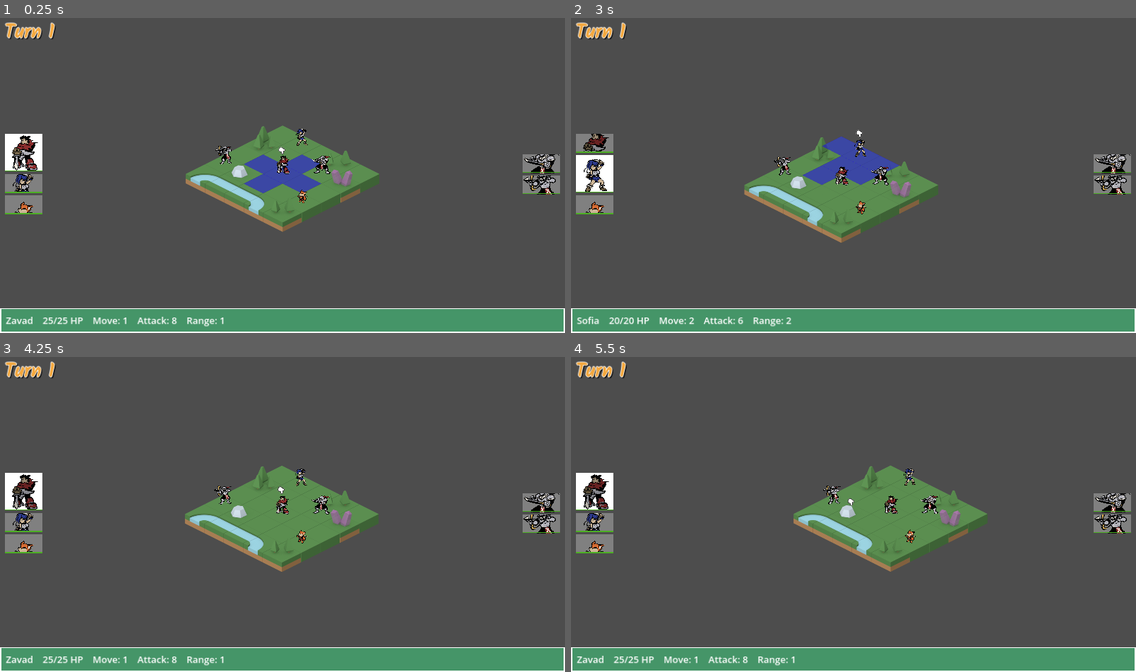
Above: before the commit, frames 1-4 (two rows, left to right).
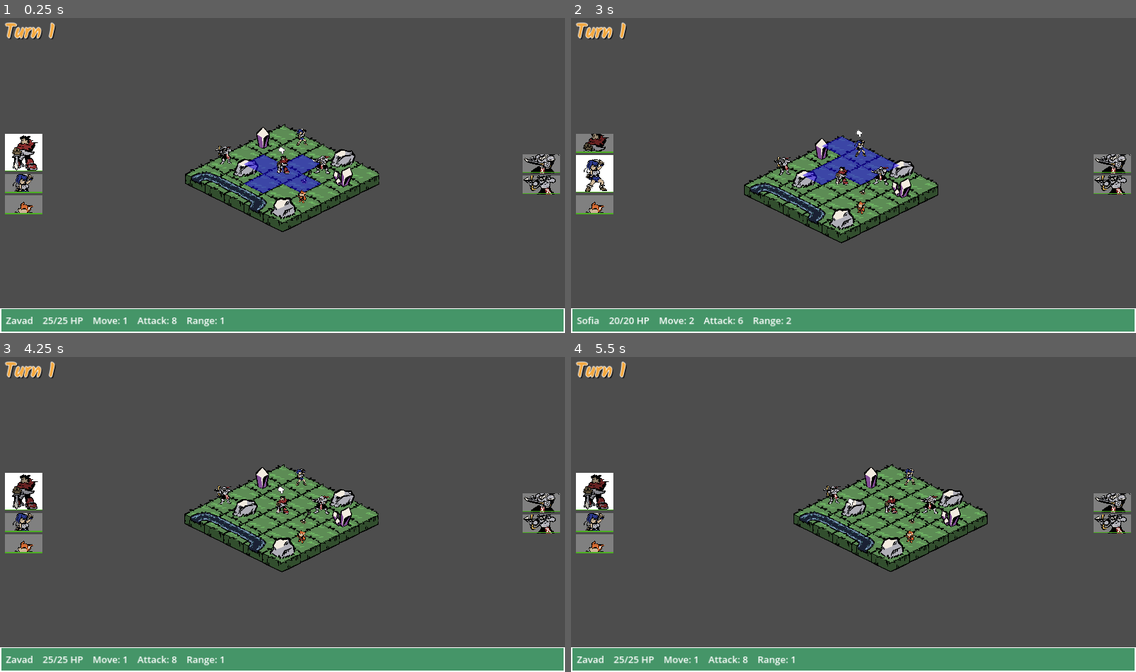
Above: after the commit, the same moments.

Repository: CreatedBySeb/godot-test
Game: Godot game, scene res://scenes/game.tscn
Same seed, same stepped clock (60 frames per second), same inputs: the game is played once before the commit and once after it.
Inputs (mouse positions are in pixels of both pictures, inside the frame that each line leads up to):
- Up to frame 1 (0.25 s): no input
- Up to frame 2 (3 s): tap Enter (select) at 0.5, 0.6 s; move the mouse to (977, 159) at 0.52 s; hold Right (cursor_right) 0.53-1.25 s; click "Move" at 1.25 s; click "Wait" at 2 s; tap Space at 2.75 s; move the mouse to (740, 191) at 2.77 s; hold Down (cursor_down) from 2.78 s (still down); tap E (select_next_unit) at 2.85 s
- Up to frame 3 (4.25 s): move the mouse to (339, 442) at 3.52 s; release Down (cursor_down) at 3.53 s; hold Right (cursor_right) from 3.53 s (still down); tap Q (select_prev_unit) at 3.6 s
- Up to frame 4 (5.5 s): move the mouse to (825, 577) at 4.27 s; release Right (cursor_right) at 4.28 s; hold Up (cursor_up) 4.28-5.03 s; tap Mouse wheel up (zoom_in) at 4.35 s; move the mouse to (1023, 561) at 5.02 s; hold Left (cursor_left) from 5.03 s (still down); tap Mouse wheel down (zoom_out) at 5.1 s

The runs differ from the first frame. In frame 1, 3.1% of the frame differs, in the area x 32-68%, y 33-68%; in frame 2, 3.1%; in frame 3, 3.2%, in the area x 32-67%, y 34-69%; in frame 4, 3.2%.

Commit message:
Swap tilesets

Diff:
--- a/scenes/game.tscn
+++ b/scenes/game.tscn
@@ -7,6 +7,7 @@
 [ext_resource type="PackedScene" uid="uid://dxk85w7vy2hfx" path="res://scenes/hud.tscn" id="3_gd6nu"]
 [ext_resource type="Script" path="res://scripts/GameManager.gd" id="4_teupw"]
 [ext_resource type="Texture2D" uid="uid://sn3ol1dxmjr4" path="res://assets/tactics-overlay.png" id="5_1sfwv"]
+[ext_resource type="Texture2D" uid="uid://de35wj6gvyhqb" path="res://assets/tiles.png" id="5_tgvw0"]
 [ext_resource type="Script" path="res://scripts/LevelMap.gd" id="6_ak6wg"]
 [ext_resource type="Script" path="res://scripts/ActionOverlay.gd" id="7_cf01m"]
 [ext_resource type="Resource" uid="uid://b1f4lgpoh1t2w" path="res://classes/imperial_guard.tres" id="9_4ilro"]
@@ -14,6 +15,37 @@
 [ext_resource type="PackedScene" uid="uid://cjs28jaadkqrg" path="res://scenes/cursor.tscn" id="11_de1cw"]
 [ext_resource type="Resource" uid="uid://eny3j806oejm" path="res://classes/bard.tres" id="11_vf0dd"]
 [ext_resource type="Resource" uid="uid://1gfyq8ki2533" path="res://classes/imperial_marksman.tres" id="13_f25ht"]
+
+[sub_resource type="TileSetAtlasSource" id="TileSetAtlasSource_dm582"]
+texture = ExtResource("5_tgvw0")
+separation = Vector2i(0, 2)
+texture_region_size = Vector2i(132, 130)
+0:0/0 = 0
+0:0/0/texture_origin = Vector2i(0, -4)
+0:0/0/custom_data_0 = true
+1:0/0 = 0
+1:0/0/texture_origin = Vector2i(0, -4)
+2:0/0 = 0
+2:0/0/texture_origin = Vector2i(0, -4)
+3:0/0 = 0
+3:0/0/texture_origin = Vector2i(0, -4)
+4:0/0 = 0
+4:0/0/texture_origin = Vector2i(0, -4)
+5:0/0 = 0
+5:0/0/texture_origin = Vector2i(0, -4)
+6:0/0 = 0
+6:0/0/texture_origin = Vector2i(0, -4)
+6:0/0/custom_data_0 = true
+7:0/0 = 0
+7:0/0/texture_origin = Vector2i(0, -4)
+8:0/0 = 0
+8:0/0/texture_origin = Vector2i(0, -4)
+9:0/0 = 0
+9:0/0/texture_origin = Vector2i(0, -4)
+10:0/0 = 0
+10:0/0/texture_origin = Vector2i(0, -4)
+11:0/0 = 0
+11:0/0/texture_origin = Vector2i(0, -4)
 
 [sub_resource type="TileSetAtlasSource" id="TileSetAtlasSource_vsvau"]
 texture = ExtResource("1_rke4c")
@@ -125,6 +157,7 @@
 custom_data_layer_0/name = "walkable"
 custom_data_layer_0/type = 1
 sources/2 = SubResource("TileSetAtlasSource_vsvau")
+sources/1 = SubResource("TileSetAtlasSource_dm582")
 
 [sub_resource type="TileSetAtlasSource" id="TileSetAtlasSource_v4s35"]
 texture = ExtResource("5_1sfwv")
@@ -168,7 +201,7 @@
 tile_set = SubResource("TileSet_w6s3c")
 format = 2
 layer_0/y_sort_enabled = true
-layer_0/tile_data = PackedInt32Array(-65536, 65538, 2, -131072, 65538, 2, -196608, 65538, 2, -131073, 65538, 2, -65537, 327682, 5, -1, 65538, 2, 65536, 65538, 2, 0, 65538, 2, -65535, 65538, 2, -65534, 65538, 2, -131070, 65538, 2, -196606, 65538, 2, -196607, 327682, 6, -131071, 65538, 2, 1, 65538, 2, 65537, 196610, 0, 65538, 65538, 2, 2, 65538, 7, -131074, 2, 5, -65538, 65538, 5, -2, 65538, 5, 65534, 327682, 0, 131070, 393218, 7, 131071, 65538, 2, 65535, 65538, 2)
+layer_0/tile_data = PackedInt32Array(-65536, 1, 0, -131072, 1, 0, -196608, 1, 0, -131073, 1, 0, -65537, 327681, 0, -1, 1, 0, 65536, 1, 0, 0, 393217, 0, -65535, 1, 0, -65534, 1, 0, -131070, 1, 0, -196606, 1, 0, -196607, 458753, 0, -131071, 1, 0, 1, 1, 0, 65537, 524289, 0, 65538, 1, 0, 2, 327681, 0, -131074, 131073, 0, -65538, 655361, 0, -2, 655361, 0, 65534, 65537, 0, 131070, 262145, 0, 131071, 1, 0, 65535, 1, 0)
 script = ExtResource("6_ak6wg")
 
 [node name="ActionOverlay" type="TileMap" parent="."]
--- a/scripts/LevelMap.gd
+++ b/scripts/LevelMap.gd
@@ -1,5 +1,13 @@
 extends TileMap
 class_name LevelMap
+
+
+func _ready():
+	pass
+
+
+func _process(float):
+	pass
 
 
 func global_to_map(pos: Vector2) -> Vector2:
Binary file added: assets/tiles.png
Not shown, added: assets/tiles.png.import
Not shown: 1 places in scenes/game.tscn that only renumber resources
